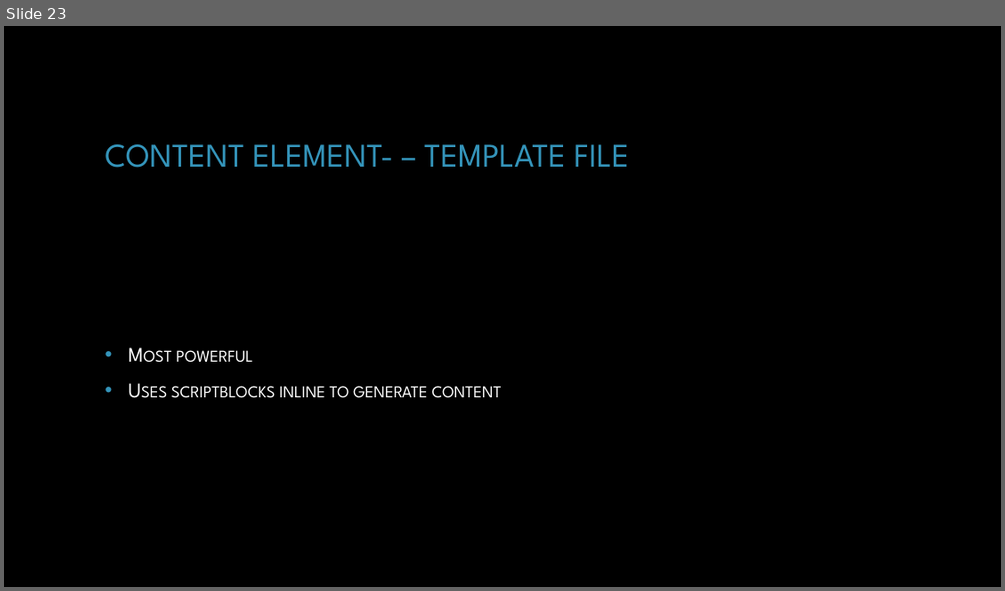
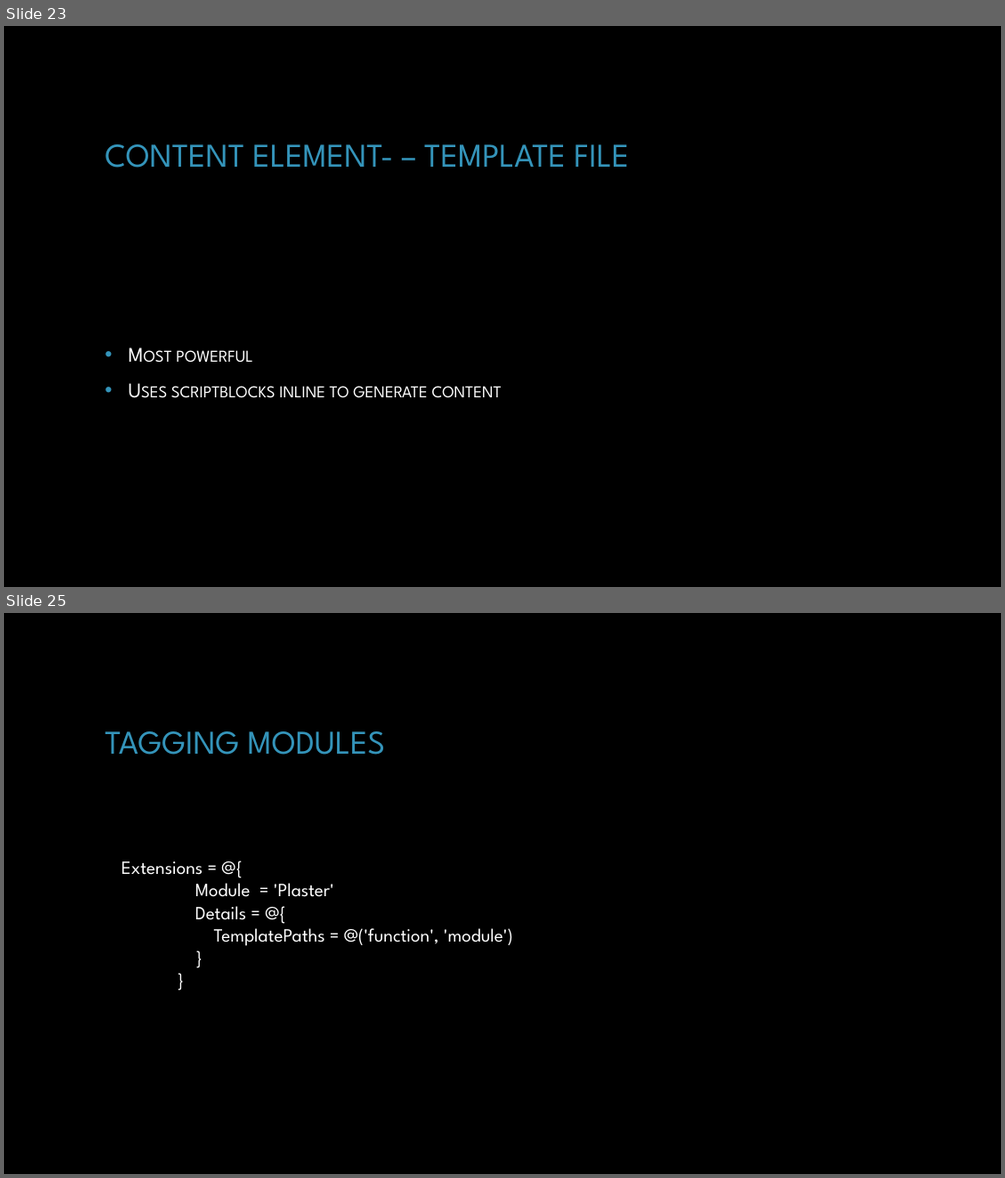
Before and after one commit to dchristian3188/DemoWorkingWithPlaster, a slide deck: Working with Plaster.pptx. Shown one above the other, each under a label of ours: slide 23 before the commit, slides 23 and 25 after it; the slides between them are not shown. The pictures are 1005x591 and 1005x1178 pixels, drawn with LibreOffice and Linux fonts; fonts in the diff are those of the drawing; background and template pictures are left out. Boxes give left, top, right and bottom in pixels: in the first picture for what was removed or moved away, otherwise in the second. Text is boxed around its words. In the diff, an @@ line names an element or a change of style, - is before the commit and + after.

```diff
--- a/Working with Plaster.pptx
+++ b/Working with Plaster.pptx
@@ slide 25 added at <box>4,613,1001,1174</box>, background picture (left out) @@
@@ title added at <box>105,731,385,755</box>, 32 pt, text #3494BA @@
+TAGGING MODULES
@@ text added at <box>121,861,513,946</box>, 18 pt, text #FFFFFF @@
+Extensions = @{
+Module = 'Plaster'
+Details = @{
+TemplatePaths = @('function', 'module')
+}
+}
```
Also in this commit, not shown: 1 other slide added, 6 other files.
